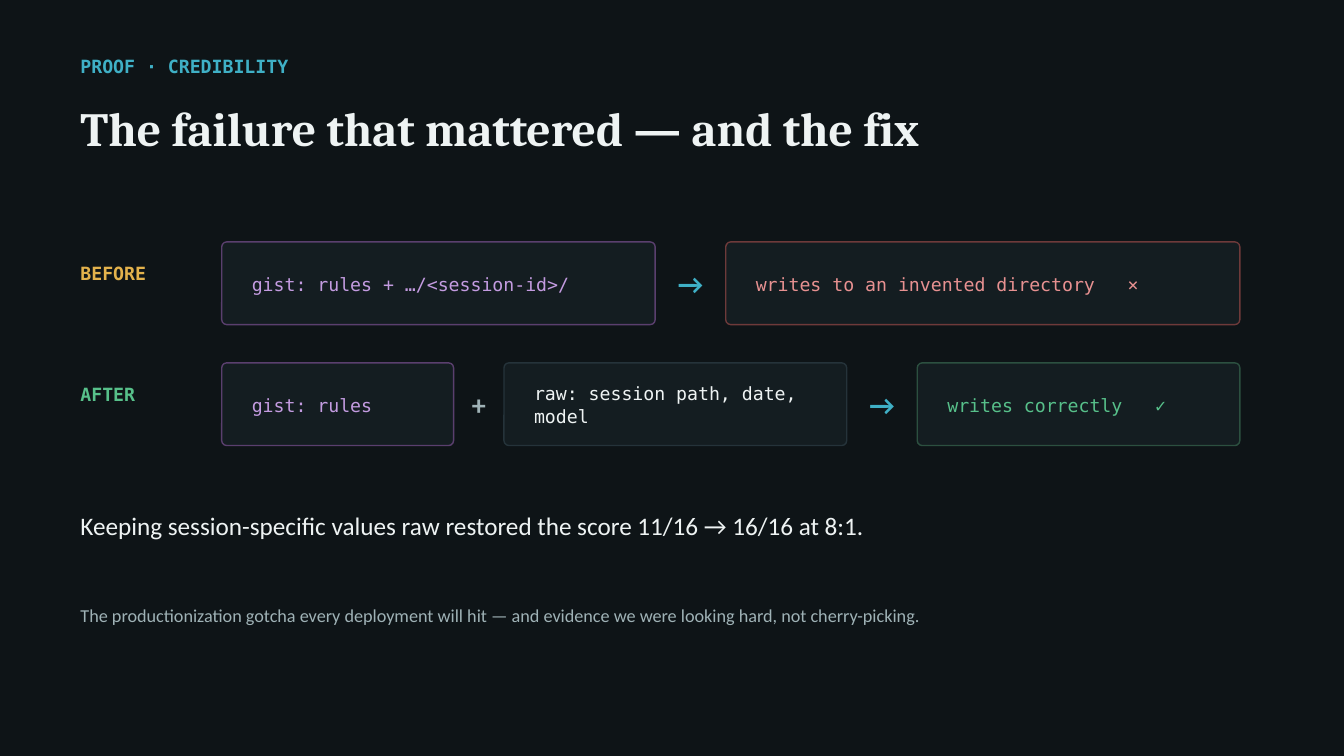
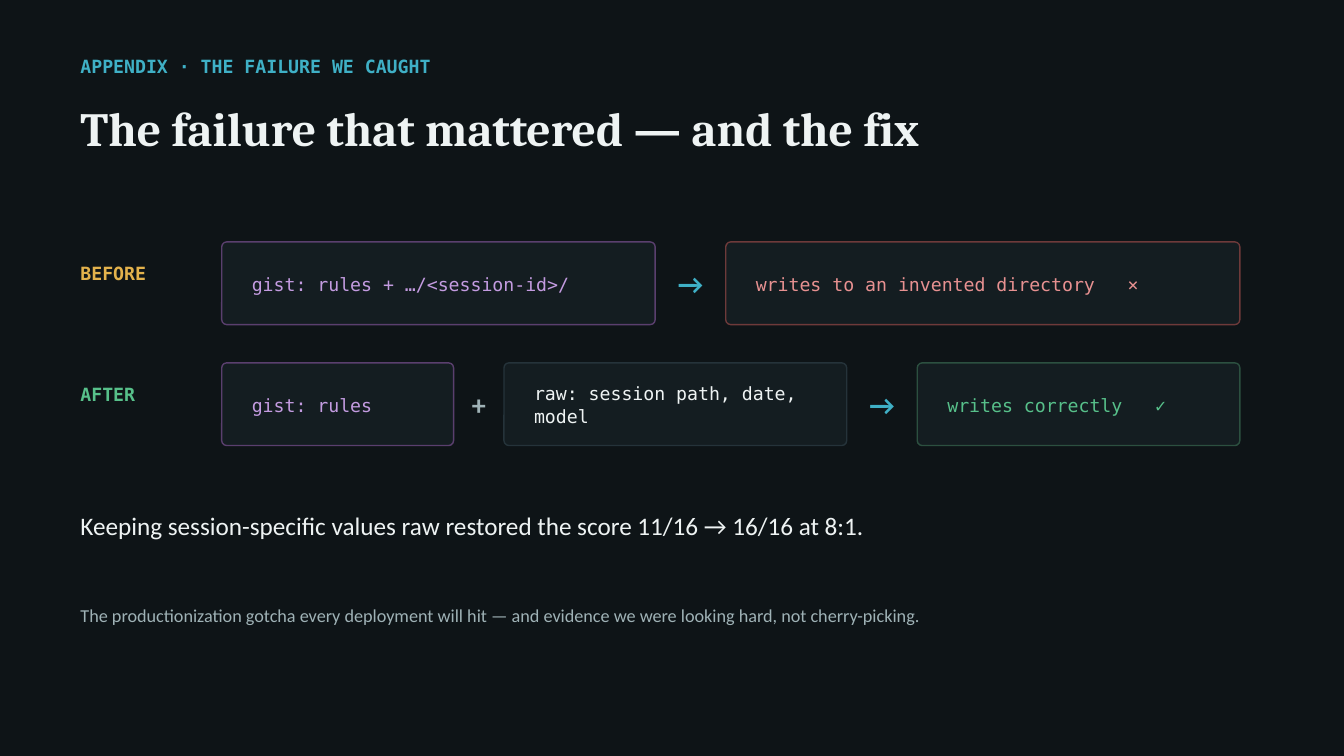
Before and after one commit to arunmenon/gisting-coding-agent, a slide deck: slide 13 of Gisting-CTO-deck.pptx (slide 7 before the commit). Drawn at 1344x756 pixels with LibreOffice and Linux fonts; fonts in the diff are those of the drawing. Boxes give left, top, right and bottom in pixels: in the first picture for what was removed or moved away, otherwise in the second. Text is boxed around its words. In the diff, an @@ line names an element or a change of style, - is before the commit and + after.

Commit message:
Move the failure/credibility slide to an appendix

```diff
--- a/Gisting-CTO-deck.pptx
+++ b/Gisting-CTO-deck.pptx
@@ text at <box>80,59,431,74</box>: text changed @@
-PROOF · CREDIBILITY
+APPENDIX · THE FAILURE WE CAUGHT
```
Also in this commit, not shown: 3 other files.
